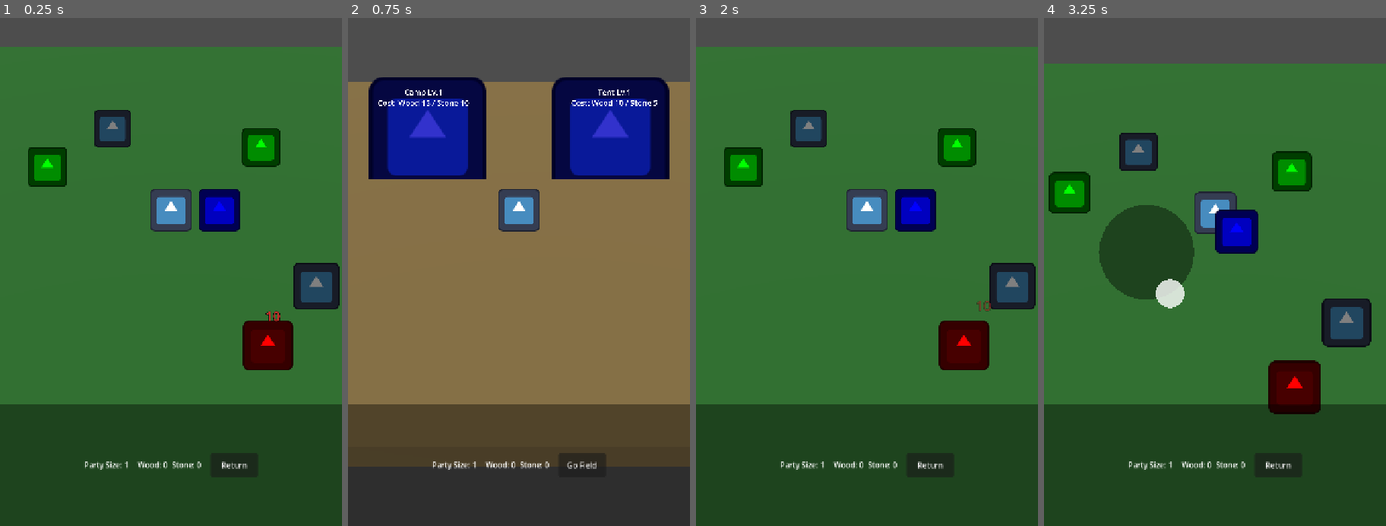
Above: before the commit, frames 1-4 (left to right).
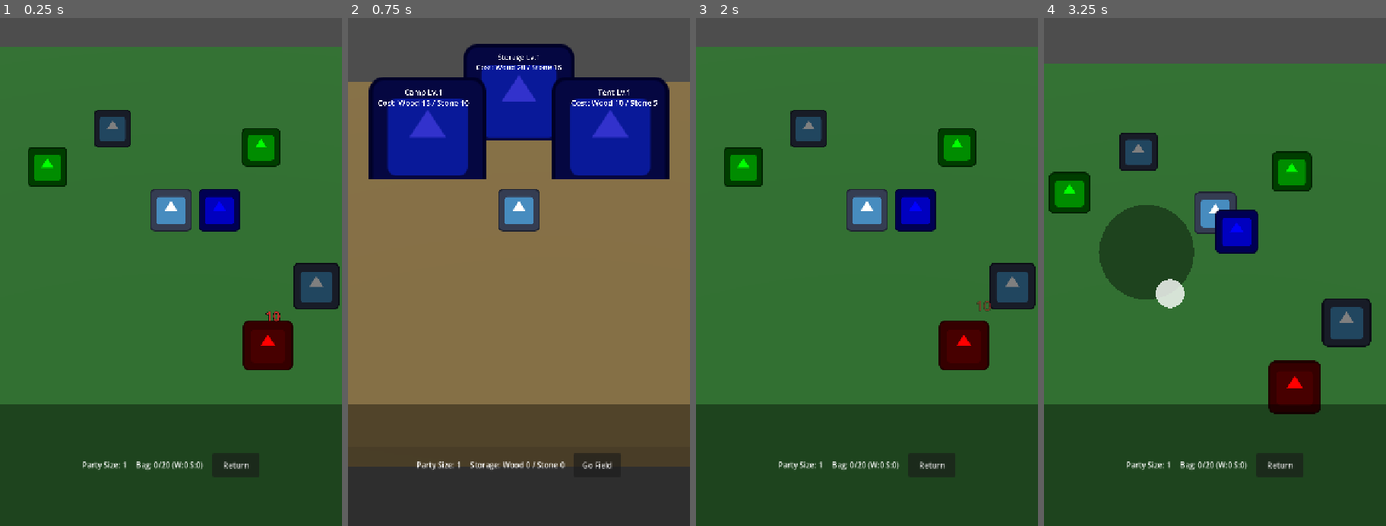
Above: after the commit, the same moments.

Repository: Usobanana/antigravity-prototype_TOH
Game: Godot game, scene res://scenes/levels/Field.tscn
The game is run twice, just before and just after one commit, with the same random seed, the same clock (stepped at 60 frames per second) and the same inputs. The engine's default icon, where the game draws it, is replaced by a stand-in: a white triangle on a blue panel in a dark square.
Inputs (mouse positions are in pixels of both pictures, inside the frame that each line leads up to):
- Up to frame 1 (0.25 s): no input
- Up to frame 2 (0.75 s): click "Return" at 0.5 s
- Up to frame 3 (2 s): click "Go Field" at 1.25 s
- Up to frame 4 (3.25 s): tap Enter at 2 s; drag from (1215, 221) to (1249, 89) at 2.02 s; drag from (1146, 251) to (1197, 343) at 2.77 s

The runs differ from the first frame. In frame 1, 0.4% of the frame differs, in the area x 24-76%, y 85-91%; in frame 2, 5.2%, in the area x 20-80%, y 5-89%; in frame 3, 0.4%; in frame 4, 0.4%.

Commit message:
Implement bag capacity and storage facility

Diff:
--- a/antigravity-prototype-toh/scenes/levels/Base.tscn
+++ b/antigravity-prototype-toh/scenes/levels/Base.tscn
@@ -48,3 +48,9 @@
 facility_name = "Camp"
 base_cost_wood = 15
 base_cost_stone = 10
+
+[node name="Storage" parent="Facilities" instance=ExtResource("4_fac")]
+transform = Transform3D(1, 0, 0, 0, 1, 0, 0, 0, 1, 0, 0, -5)
+facility_name = "Storage"
+base_cost_wood = 20
+base_cost_stone = 15
--- a/antigravity-prototype-toh/scripts/autoload/game_state_manager.gd
+++ b/antigravity-prototype-toh/scripts/autoload/game_state_manager.gd
@@ -1,26 +1,46 @@
 extends Node
-
-signal resources_changed(wood: int, stone: int)
 
 var wood: int = 0
 var stone: int = 0
 
+var bag_wood: int = 0
+var bag_stone: int = 0
+var max_bag_capacity: int = 20
+
 var max_party_size: int = 1
 var player_damage_bonus: int = 0
 
-func add_wood(amount: int) -> void:
-	wood += amount
-	resources_changed.emit(wood, stone)
+signal resources_changed(wood: int, stone: int, bag_wood: int, bag_stone: int, max_bag: int)
 
-func add_stone(amount: int) -> void:
-	stone += amount
-	resources_changed.emit(wood, stone)
+func add_to_bag(type: String, amount: int) -> bool:
+	if bag_wood + bag_stone + amount > max_bag_capacity:
+		return false
+
+	if type == "wood":
+		bag_wood += amount
+	else:
+		bag_stone += amount
+
+	resources_changed.emit(wood, stone, bag_wood, bag_stone, max_bag_capacity)
+	return true
+
+func deposit_all() -> void:
+	if bag_wood == 0 and bag_stone == 0:
+		return
+
+	wood += bag_wood
+	stone += bag_stone
+	bag_wood = 0
+	bag_stone = 0
+
+	resources_changed.emit(wood, stone, bag_wood, bag_stone, max_bag_capacity)
+
 
 func spend_resources(cost_wood: int, cost_stone: int) -> bool:
 	if wood >= cost_wood and stone >= cost_stone:
 		wood -= cost_wood
 		stone -= cost_stone
-		resources_changed.emit(wood, stone)
+		resources_changed.emit(wood, stone, bag_wood, bag_stone, max_bag_capacity)
 		return true
 	return false
 
@@ -30,3 +50,7 @@
 
 func upgrade_damage() -> void:
 	player_damage_bonus += 5
+
+func upgrade_bag_capacity() -> void:
+	max_bag_capacity += 10
+	resources_changed.emit(wood, stone, bag_wood, bag_stone, max_bag_capacity)
--- a/antigravity-prototype-toh/scripts/components/facility.gd
+++ b/antigravity-prototype-toh/scripts/components/facility.gd
@@ -64,4 +64,5 @@
 		GameStateManager.upgrade_party_size()
 	elif facility_name == "Camp":
 		GameStateManager.upgrade_damage()
-	# 他の施設なら他のアップグレードを呼ぶ
+	elif facility_name == "Storage":
+		GameStateManager.upgrade_bag_capacity()
--- a/antigravity-prototype-toh/scripts/components/hud.gd
+++ b/antigravity-prototype-toh/scripts/components/hud.gd
@@ -26,7 +26,7 @@
 	# GameStateManagerからのリソース更新シグナルに接続
 	if GameStateManager:
 		GameStateManager.resources_changed.connect(_on_resources_changed)
-		_on_resources_changed(GameStateManager.wood, GameStateManager.stone)
+		_on_resources_changed(GameStateManager.wood, GameStateManager.stone, GameStateManager.bag_wood, GameStateManager.bag_stone, GameStateManager.max_bag_capacity)
 
 		# パーティ数の更新表示
 		update_party_count(GameStateManager.max_party_size)
@@ -34,12 +34,18 @@
 func update_party_count(max_val: int) -> void:
 	party_label.text = "Party Size: %d" % max_val
 
-func _on_resources_changed(wood: int, stone: int) -> void:
-	resource_label.text = "Wood: %d  Stone: %d" % [wood, stone]
+func _on_resources_changed(wood: int, stone: int, bag_wood: int, bag_stone: int, max_bag: int) -> void:
+	if get_tree().current_scene and get_tree().current_scene.name == "Field":
+		var total_bag = bag_wood + bag_stone
+		resource_label.text = "Bag: %d/%d (W:%d S:%d)" % [total_bag, max_bag, bag_wood, bag_stone]
+	else:
+		resource_label.text = "Storage: Wood %d / Stone %d" % [wood, stone]
 
 func _on_return_pressed() -> void:
 	var current_scene = get_tree().current_scene.name
 	if current_scene == "Field":
+		if GameStateManager:
+			GameStateManager.deposit_all()
 		get_tree().change_scene_to_file("res://scenes/levels/Base.tscn")
 	else:
 		get_tree().change_scene_to_file("res://scenes/levels/Field.tscn")
--- a/antigravity-prototype-toh/scripts/components/player.gd
+++ b/antigravity-prototype-toh/scripts/components/player.gd
@@ -141,13 +141,20 @@
 					pbar.value = 1.0 - (gather_timer / gather_interval)
 
 				if gather_timer <= 0.0:
-					if target.has_method("gather"):
-						var success = target.gather()
-						if success:
-							if target.name.begins_with("Tree"):
-								GameStateManager.add_wood(1)
-							else:
-								GameStateManager.add_stone(1)
+					var can_gather = false
+					if target.name.begins_with("Tree"):
+						can_gather = GameStateManager.add_to_bag("wood", 1)
+					else:
+						can_gather = GameStateManager.add_to_bag("stone", 1)
+
+					if can_gather:
+						if target.has_method("gather"):
+							target.gather()
+					else:
+						# バッグが満タンの場合は採取を中断してIDLEへ
+						_change_state(State.IDLE)
+						return
+
 					gather_timer = gather_interval
 
 func _scan_surroundings() -> void:
@@ -159,10 +166,11 @@
 		_change_state(State.ATTACK)
 		return
 
-	# 2. 素材の存在チェック（採取は安全圏で）
-	if _get_closest_gatherable() != null:
-		_change_state(State.GATHER)
-		return
+	# 2. バッグがいっぱいでないか、素材の存在チェック（採取は安全圏で）
+	if GameStateManager.bag_wood + GameStateManager.bag_stone < GameStateManager.max_bag_capacity:
+		if _get_closest_gatherable() != null:
+			_change_state(State.GATHER)
+			return
 
 func _get_closest_enemy() -> Node3D:
 	if not enemy_detector: return null
